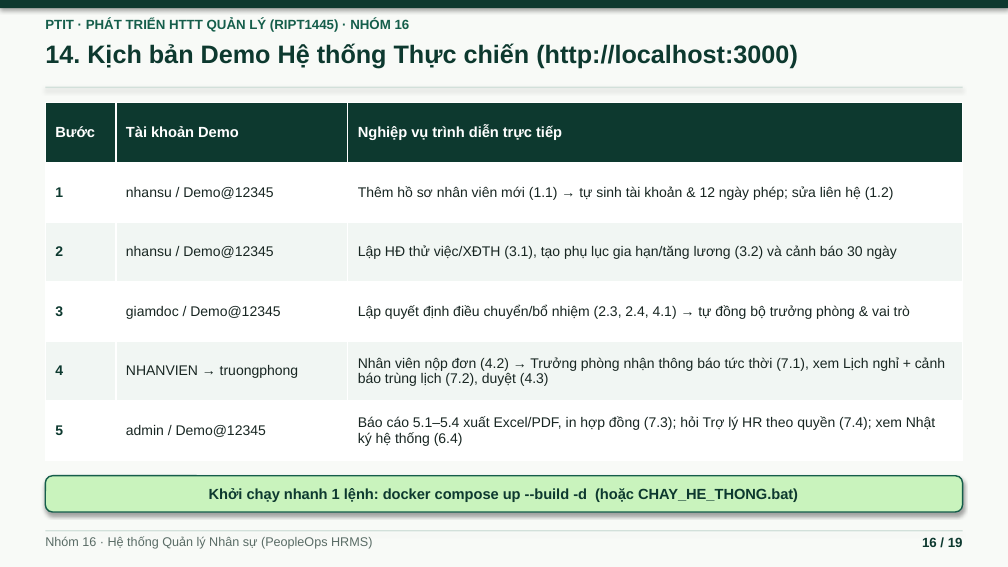
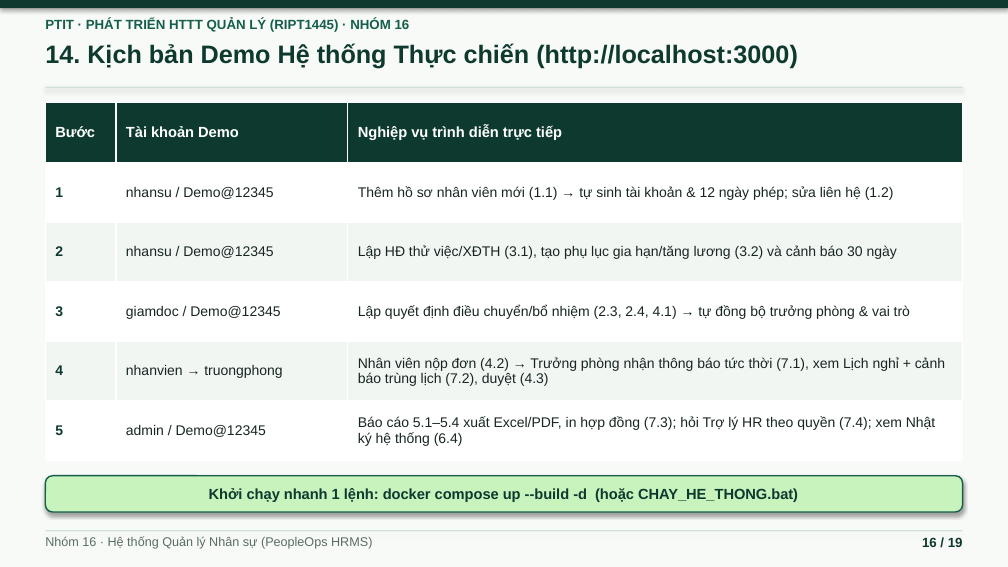
Before and after one commit to ninhduo263/human-resource-management-system, a slide deck: slide 16 of bao-cao/BAO_CAO_HTTTQL_Nhom16.pptx. Drawn at 1008x567 pixels with LibreOffice and Linux fonts; fonts in the diff are those of the drawing. Boxes give left, top, right and bottom in pixels: in the first picture for what was removed or moved away, otherwise in the second. Text is boxed around its words. In the diff, an @@ line names an element or a change of style, - is before the commit and + after.

```diff
--- a/bao-cao/BAO_CAO_HTTTQL_Nhom16.pptx
+++ b/bao-cao/BAO_CAO_HTTTQL_Nhom16.pptx
@@ table at bbox=[45, 103, 963, 461] @@
-row 5, column 2: NHANVIEN → truongphong
+row 5, column 2: nhanvien → truongphong
```
Also in this commit, not shown: 1 other file.
